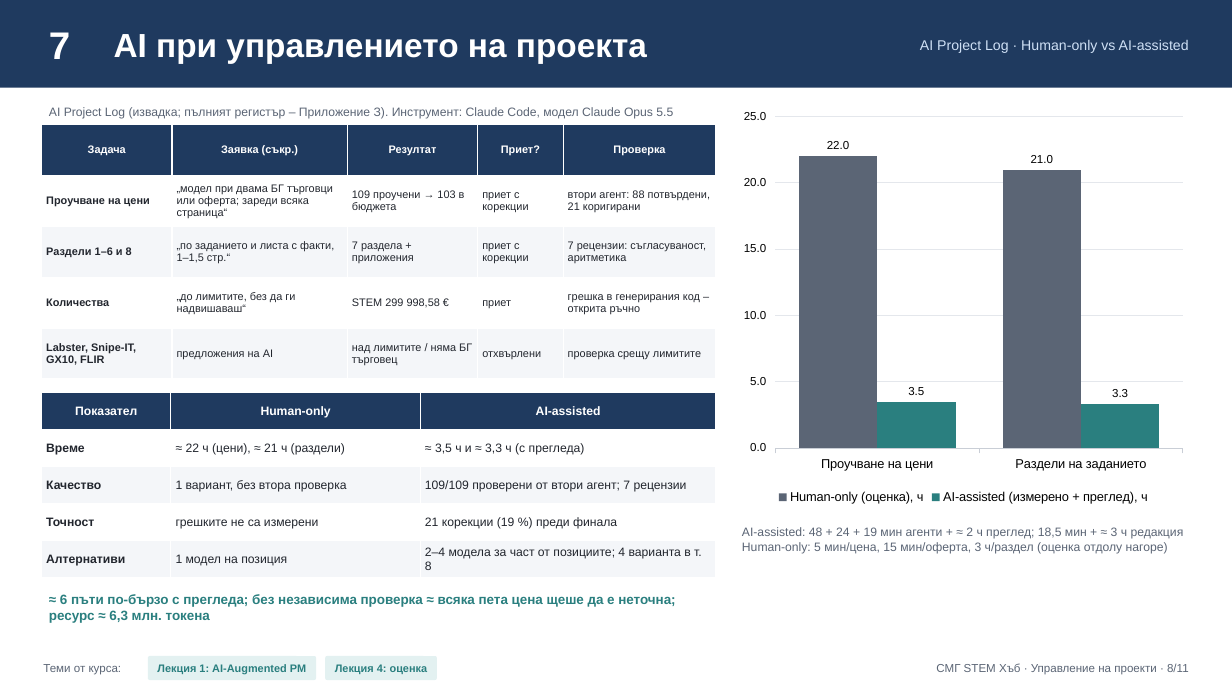
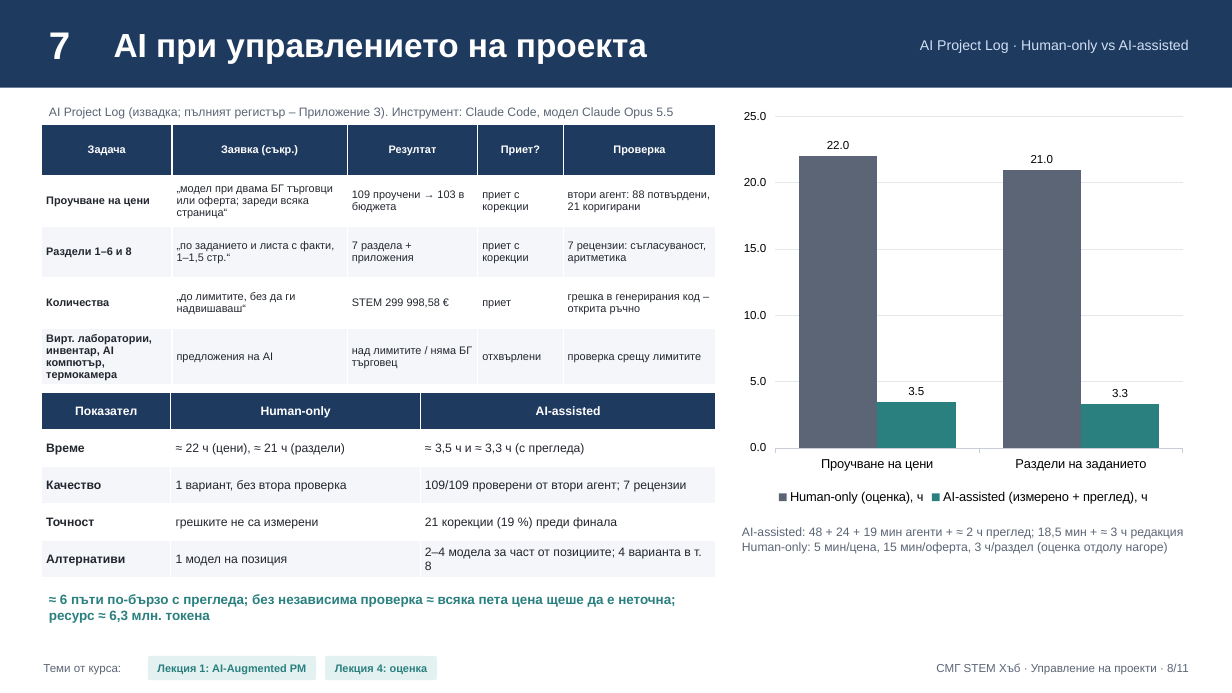
Before and after one commit to Alex-Tsvetanov/Project-Management, a slide deck: slide 8 of stem-project/solution/stem-presentation.pptx. Drawn at 1232x693 pixels with LibreOffice and Linux fonts; fonts in the diff are those of the drawing. Boxes give left, top, right and bottom in pixels: in the first picture for what was removed or moved away, otherwise in the second. Text is boxed around its words. In the diff, an @@ line names an element or a change of style, - is before the commit and + after.

```diff
--- a/stem-project/solution/stem-presentation.pptx
+++ b/stem-project/solution/stem-presentation.pptx
@@ table at [42,125,715,385] @@
-row 5, column 1: Labster, Snipe-IT, GX10, FLIR
+row 5, column 1: Вирт. лаборатории, инвентар, AI компютър, термокамера
```
Also in this commit, not shown: 6 other slides changed, 4 other files.
